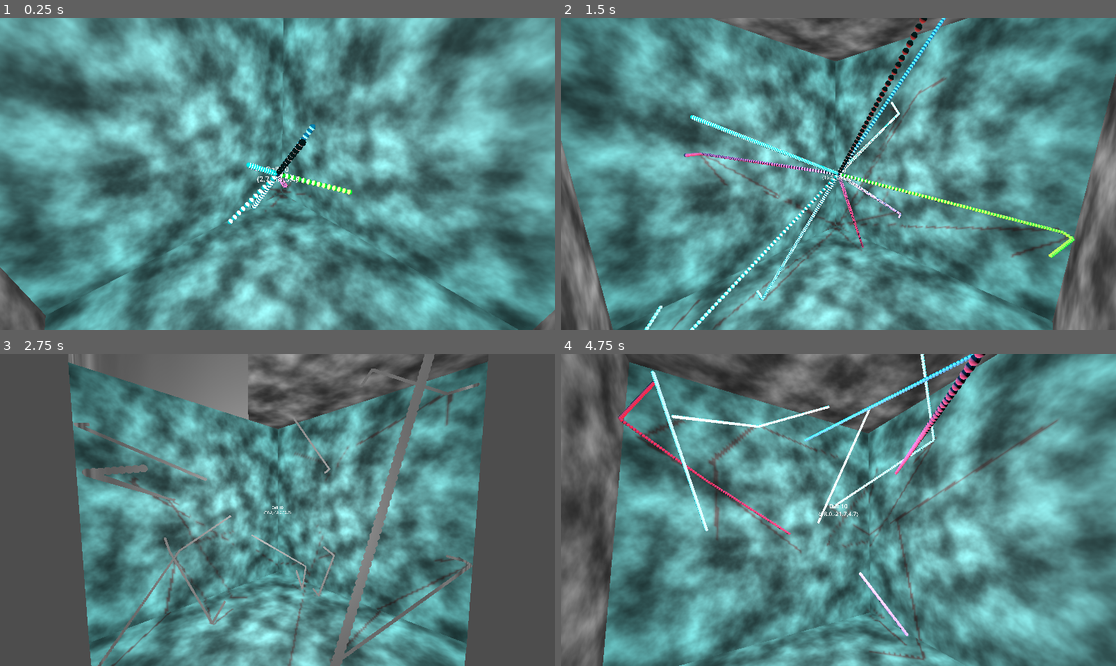
Above: before the commit, frames 1-4 (two rows, left to right).
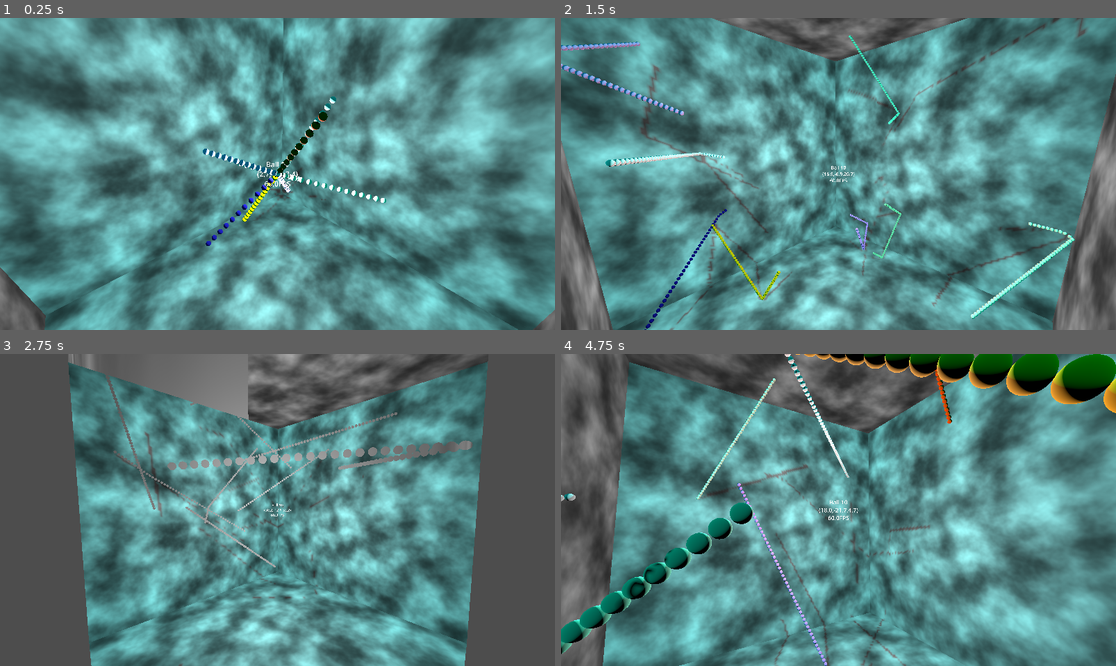
Above: after the commit, the same moments.

Repository: kasworld/gd4game3d
Game: Godot game, scene res://main.tscn
Two runs of this game, one before a commit and one after it. Both use one fixed random seed, a clock stepped at 60 frames per second and the inputs below.
Inputs:
- Up to frame 1 (0.25 s): no input
- Up to frame 2 (1.5 s): no input
- Up to frame 3 (2.75 s): no input
- Up to frame 4 (4.75 s): no input

The runs differ from the first frame. In frame 1, 1.3% of the frame differs, in the area x 36-70%, y 25-74%; in frame 2, 5.9%; in frame 3, 6.9%; in frame 4, 12%, in the area x 0-100%, y 0-100%.

Commit message:
speed arrange

Diff:
--- a/ball/ball.gd
+++ b/ball/ball.gd
@@ -1,9 +1,10 @@
 class_name Ball extends Node3D
 
-const SPEED_LIMIT :float = 100
 var velocity :Vector3
 var bounce_area :AABB
 var radius :float
+var speed_max :float
+var speed_min :float
 var sphere_count :int
 var sphere_list = []
 var sphere_cursor :int
@@ -12,7 +13,9 @@
 	bounce_area = ba
 	sphere_count = count
 	radius = mesh.radius
-	velocity = Vector3( (randf()-0.5)*SPEED_LIMIT,(randf()-0.5)*SPEED_LIMIT,(randf()-0.5)*SPEED_LIMIT)
+	speed_max = radius * 300
+	speed_min = radius * 120
+	velocity = Vector3( (randf()-0.5)*speed_max,(randf()-0.5)*speed_max,(randf()-0.5)*speed_max)
 	for i in sphere_count:
 		var sp = MeshInstance3D.new()
 		sp.mesh = mesh
@@ -33,7 +36,12 @@
 	for i in 3:
 		# change vel on bounce
 		if bn.bounced[i] != 0 :
-			velocity[i] = -random_positive(bounce_area.size[i]/2)*bn.bounced[i]
+			velocity[i] = -random_positive(speed_max/2)*bn.bounced[i]
+
+	if velocity.length() > speed_max:
+		velocity = velocity.normalized() * speed_max
+	if velocity.length() < speed_min:
+		velocity = velocity.normalized() * speed_min
 
 func random_positive(w :float)->float:
 	return randf_range(w/10,w)
--- a/main.gd
+++ b/main.gd
@@ -3,36 +3,43 @@
 var ball_scene = preload("res://ball/ball.tscn")
 
 const BALL_COUNT = 10
+const TAIL_COUNT = 50
+const RADIUS = 0.5
 var ball_list = []
 var b_box :AABB
 func _ready() -> void:
 	$DirectionalLight3D.position = $BoundBox.size *0.45
 	$DirectionalLight3D.look_at(Vector3.ZERO)
 	b_box = AABB( $BoundBox.position -$BoundBox.size/2, $BoundBox.size)
-	add_ball()
+	add_ball(TAIL_COUNT, NamedColorList.color_list.pick_random()[0])
 	$MovingCamera.init( b_box, Vector3.ZERO, ball_list[0] )
 
-func add_ball()->void:
+func add_ball(tc :int, co :Color)->void:
 	var ball = ball_scene.instantiate()
-	ball.init( b_box, 100, new_mesh(0.5))
+	ball.init( b_box, tc, new_mesh(RADIUS, co) )
 	ball_list.append(ball)
 	add_child(ball)
 
-func new_mesh(r :float)->Mesh:
+func new_mesh(r :float, co: Color)->Mesh:
 	var mesh = SphereMesh.new()
 	mesh.radius = r
-	mesh.material = new_mat()
+	#mesh.radial_segments = 100
+	#mesh.rings = 100
+	mesh.material = new_mat(co)
 	return mesh
 
-func new_mat()->Material:
+func new_mat(co: Color)->Material:
 	var mat = StandardMaterial3D.new()
-	mat.albedo_color = NamedColorList.color_list.pick_random()[0]
+	mat.albedo_color = co
+	mat.metallic = 1
+	mat.clearcoat = true
 	return mat
 
 func _process(delta: float) -> void:
 	if ball_list.size() < BALL_COUNT:
-		add_ball()
+		add_ball(TAIL_COUNT,  NamedColorList.color_list.pick_random()[0])
 
-	$LabelInfo.text = "Ball %d\n(%.1f,%.1f,%.1f)" % [
+	$LabelInfo.text = "Ball %d\n(%.1f,%.1f,%.1f)\n%.1fFPS" % [
 		ball_list.size(),
-		$MovingCamera.position.x, $MovingCamera.position.y, $MovingCamera.position.z]
+		$MovingCamera.position.x, $MovingCamera.position.y, $MovingCamera.position.z,
+		1.0/delta]
